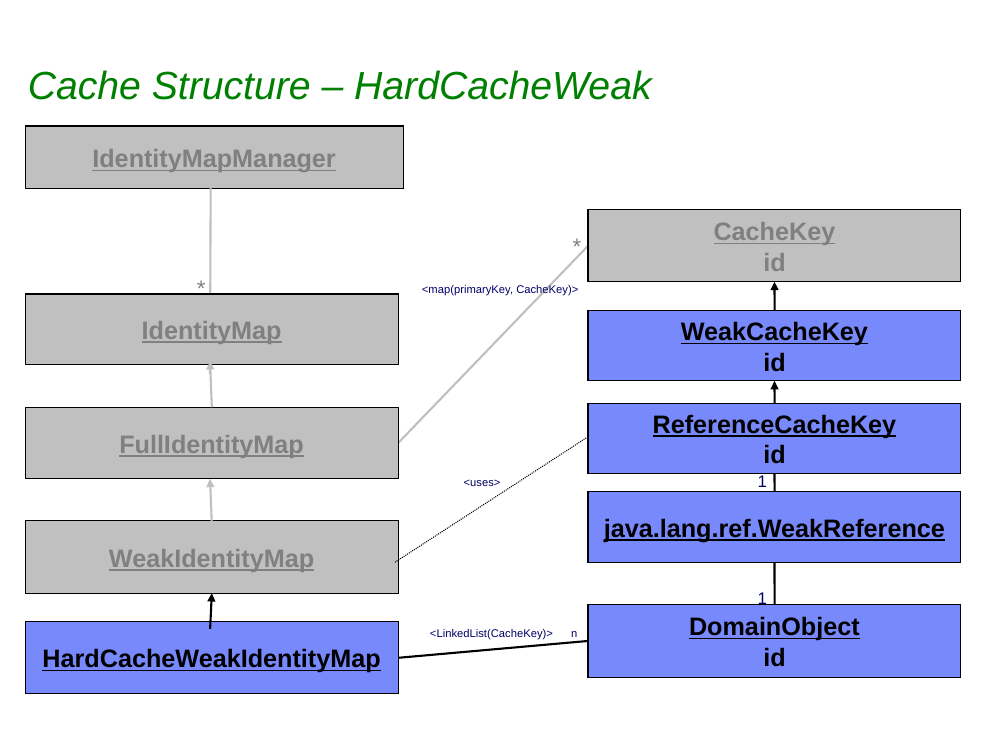
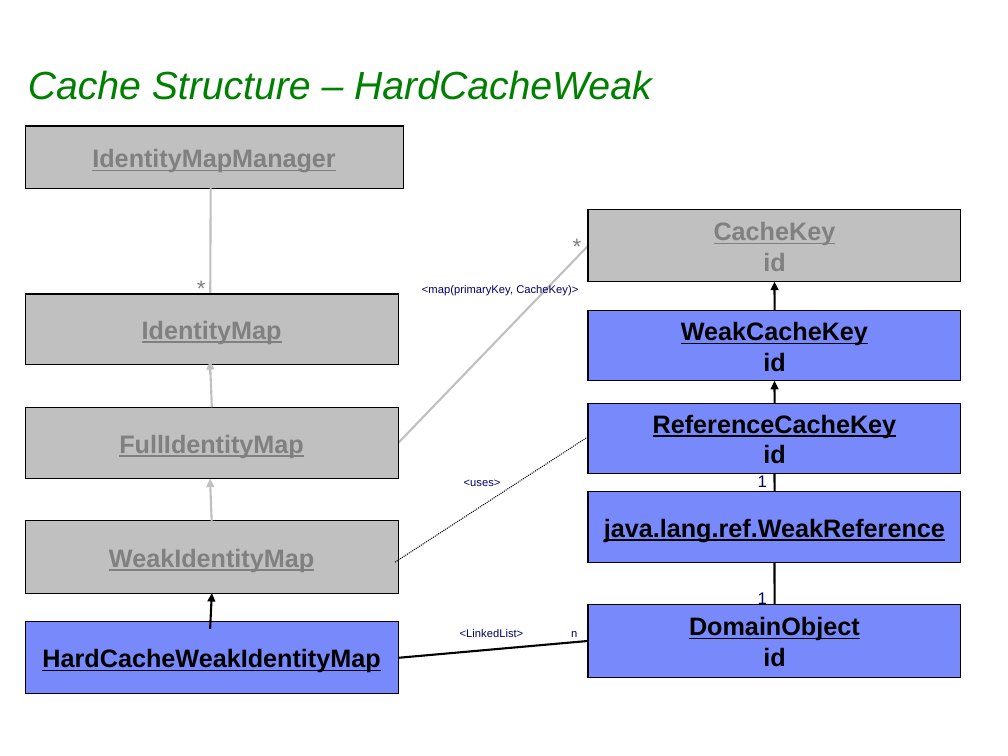
Before and after one commit to sabineheider/incubator, a slide deck: slide 10 of summit-2010/EclipseLink_Intro_Cache.ppt (slide 9 before the commit). Drawn at 1008x756 pixels with LibreOffice and Linux fonts; fonts in the diff are those of the drawing; background and template pictures are left out. Boxes give left, top, right and bottom in pixels: in the first picture for what was removed or moved away, otherwise in the second. Text is boxed around its words. In the diff, an @@ line names an element or a change of style, - is before the commit and + after.

```diff
--- a/summit-2010/EclipseLink_Intro_Cache.ppt
+++ b/summit-2010/EclipseLink_Intro_Cache.ppt
@@ text at (460,629,524,637): text changed @@
-<LinkedList(CacheKey)>
+<LinkedList>
```
Also in this commit, not shown: 4 other slides changed, 3 other files.
